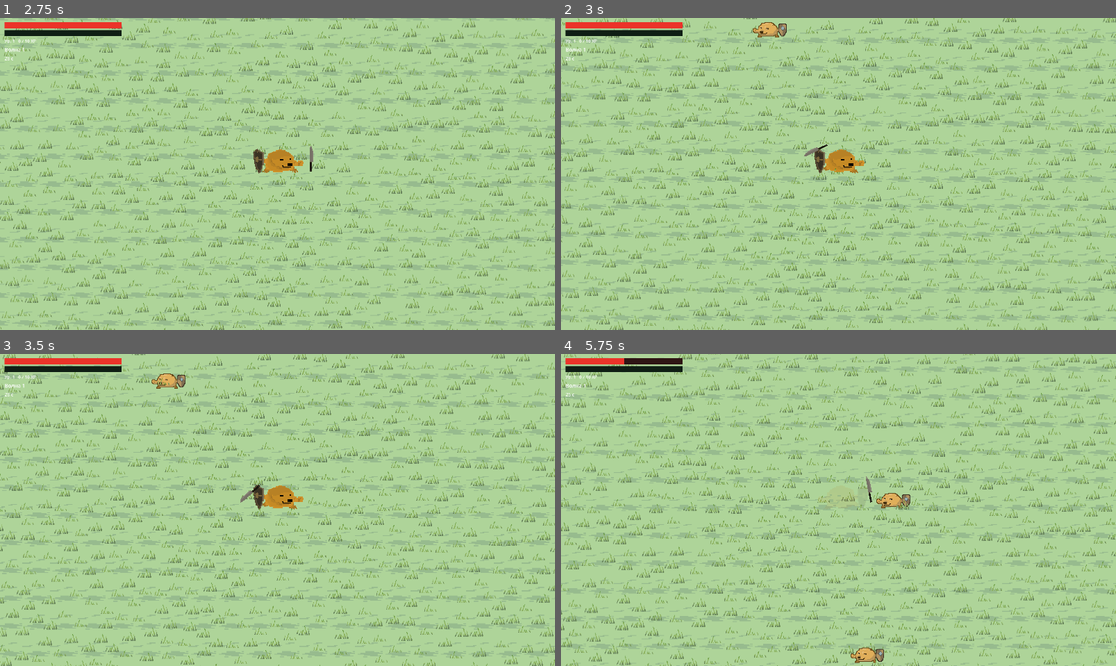
Above: before the commit, frames 1-4 (two rows, left to right).
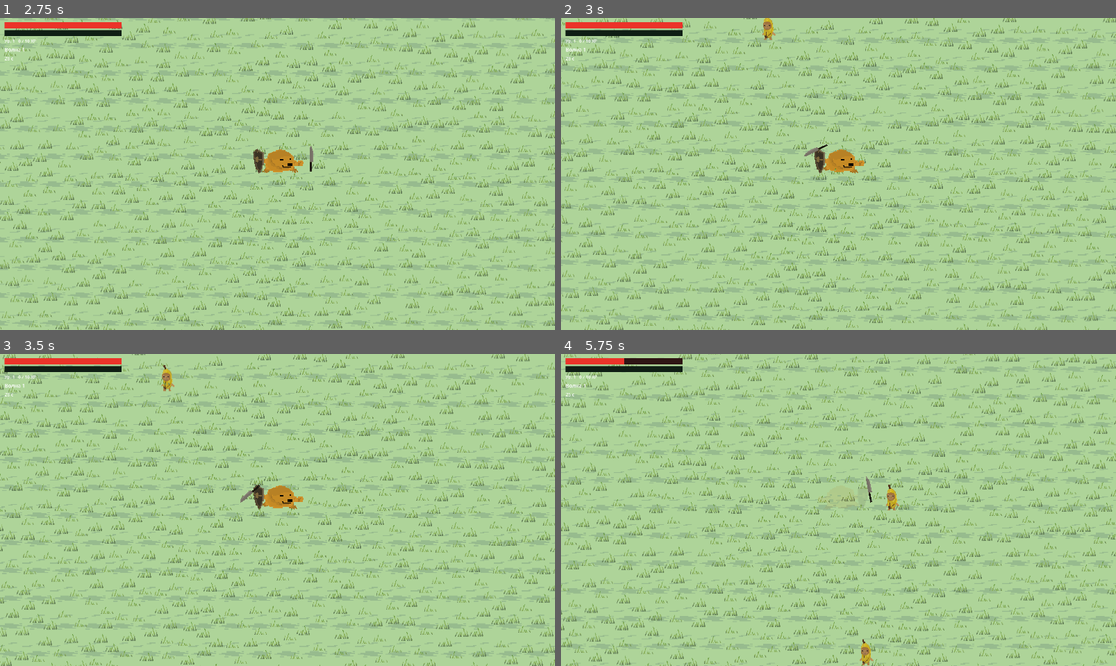
Above: after the commit, the same moments.

Repository: abobavchanel-droid/froge-doge
Game: Godot game, scene res://tscn/main.tscn
Two runs of this game, one before a commit and one after it. Both use one fixed random seed, a clock stepped at 60 frames per second and the inputs below.
Inputs:
- Up to frame 1 (2.75 s): click "Начать игру" at 0.5 s; hold D (move_right) 1.28-2.03 s; hold S (move_down) from 2.03 s (still down)
- Up to frame 2 (3 s): release S (move_down) at 2.78 s; hold D (move_right) from 2.78 s (still down)
- Up to frame 3 (3.5 s): keep holding D (move_right)
- Up to frame 4 (5.75 s): release D (move_right) at 3.53 s; hold W (move_up) 3.53-4.28 s; hold A (move_left) from 4.28 s (still down)

Frame 1 is identical in both runs. In frame 2, 0.3% of the frame differs, in the area x 34-41%, y 0-8%; in frame 3, 0.3%; in frame 4, 0.5%, in the area x 52-63%, y 41-100%.

Commit message:
feat: привязал анимированный опыт, заменил enemy с собаки на банан

Diff:
--- a/tscn/enemy.tscn
+++ b/tscn/enemy.tscn
@@ -1,10 +1,11 @@
 [gd_scene format=3 uid="uid://o4h2yfve8kau"]
 
 [ext_resource type="Script" uid="uid://clbsavot0pqtu" path="res://tscn/enemy.gd" id="1_script"]
-[ext_resource type="Texture2D" uid="uid://s2bbyk33byiy" path="res://assets/frog-doge-person.png" id="2_sprite"]
+[ext_resource type="Texture2D" uid="uid://khd7pqq2o5tw" path="res://assets/banana-cat-enemy.png" id="2_m7vtn"]
 
-[sub_resource type="CircleShape2D" id="CircleShape2D_hit"]
-radius = 26.019224
+[sub_resource type="CapsuleShape2D" id="CapsuleShape2D_6c4pm"]
+radius = 16.99988
+height = 67.976906
 
 [node name="enemy" type="CharacterBody2D" unique_id=2130852472]
 collision_layer = 2
@@ -16,9 +17,10 @@
 
 [node name="Sprite2D" type="Sprite2D" parent="Visual" unique_id=1945821008]
 position = Vector2(0, -14)
-scale = Vector2(2.2, 2.2)
-texture = ExtResource("2_sprite")
+scale = Vector2(1.6, 1.6)
+texture = ExtResource("2_m7vtn")
 
 [node name="CollisionShape2D" type="CollisionShape2D" parent="." unique_id=542113127]
-position = Vector2(0, -5)
-shape = SubResource("CircleShape2D_hit")
+position = Vector2(-2, -13)
+rotation = 0.00376904
+shape = SubResource("CapsuleShape2D_6c4pm")
--- a/tscn/xp_pickup.gd
+++ b/tscn/xp_pickup.gd
@@ -1,4 +1,7 @@
 extends Area2D
+
+@export var sprite: AnimatedSprite2D
+
 ## Кристалл опыта: свои спрайт/AnimatedSprite2D под Visual — замени в сцене.
 
 @export var magnet_range := 320.0
@@ -14,6 +17,7 @@
 
 
 func _ready() -> void:
+	sprite.play("overflowing")
 	body_entered.connect(_on_body_entered)
 
 
--- a/tscn/xp_pickup.tscn
+++ b/tscn/xp_pickup.tscn
@@ -1,23 +1,71 @@
-[gd_scene load_steps=4 format=3 uid="uid://cxpckup001"]
+[gd_scene format=3 uid="uid://cxpckup001"]
 
-[ext_resource type="Script" path="res://tscn/xp_pickup.gd" id="1_xp"]
-[ext_resource type="Texture2D" uid="uid://djmnuidun1pfh" path="res://assets/trava1.png" id="2_gem"]
+[ext_resource type="Script" uid="uid://6ajhjp2jw7ql" path="res://tscn/xp_pickup.gd" id="1_xp"]
+[ext_resource type="Texture2D" uid="uid://dswvlbc12i6kh" path="res://assets/experience-banana-animated.png" id="2_gnmyb"]
+
+[sub_resource type="AtlasTexture" id="AtlasTexture_2o5qr"]
+atlas = ExtResource("2_gnmyb")
+region = Rect2(0, 0, 16, 16)
+
+[sub_resource type="AtlasTexture" id="AtlasTexture_ee20g"]
+atlas = ExtResource("2_gnmyb")
+region = Rect2(16, 0, 16, 16)
+
+[sub_resource type="AtlasTexture" id="AtlasTexture_ojdne"]
+atlas = ExtResource("2_gnmyb")
+region = Rect2(32, 0, 16, 16)
+
+[sub_resource type="AtlasTexture" id="AtlasTexture_8w7tg"]
+atlas = ExtResource("2_gnmyb")
+region = Rect2(48, 0, 16, 16)
+
+[sub_resource type="AtlasTexture" id="AtlasTexture_f56ax"]
+atlas = ExtResource("2_gnmyb")
+region = Rect2(64, 0, 16, 16)
+
+[sub_resource type="AtlasTexture" id="AtlasTexture_20x0t"]
+atlas = ExtResource("2_gnmyb")
+region = Rect2(80, 0, 16, 16)
+
+[sub_resource type="SpriteFrames" id="SpriteFrames_trjce"]
+animations = [{
+"frames": [{
+"duration": 1.0,
+"texture": SubResource("AtlasTexture_2o5qr")
+}, {
+"duration": 1.0,
+"texture": SubResource("AtlasTexture_ee20g")
+}, {
+"duration": 1.0,
+"texture": SubResource("AtlasTexture_ojdne")
+}, {
+"duration": 1.0,
+"texture": SubResource("AtlasTexture_8w7tg")
+}, {
+"duration": 1.0,
+"texture": SubResource("AtlasTexture_f56ax")
+}, {
+"duration": 1.0,
+"texture": SubResource("AtlasTexture_20x0t")
+}],
+"loop": true,
+"name": &"overflowing",
+"speed": 5.0
+}]
 
 [sub_resource type="CircleShape2D" id="CircleShape2D_1"]
 radius = 12.0
 
-[node name="xp_pickup" type="Area2D"]
+[node name="xp_pickup" type="Area2D" unique_id=1124839377 node_paths=PackedStringArray("sprite")]
 collision_layer = 0
-collision_mask = 1
-monitoring = true
-monitorable = true
 script = ExtResource("1_xp")
+sprite = NodePath("Visual/Sprite2D")
 
-[node name="Visual" type="Node2D" parent="."]
+[node name="Visual" type="Node2D" parent="." unique_id=2077520925]
 
-[node name="Sprite2D" type="Sprite2D" parent="Visual"]
-scale = Vector2(0.45, 0.45)
-texture = ExtResource("2_gem")
+[node name="Sprite2D" type="AnimatedSprite2D" parent="Visual" unique_id=504918853]
+sprite_frames = SubResource("SpriteFrames_trjce")
+animation = &"overflowing"
 
-[node name="CollisionShape2D" type="CollisionShape2D" parent="."]
+[node name="CollisionShape2D" type="CollisionShape2D" parent="." unique_id=1294100557]
 shape = SubResource("CircleShape2D_1")
Not shown, added: assets/banana-cat-enemy.png.import
Binary file added: assets/experience-banana-animated.png
Not shown, added: assets/experience-banana-animated.png.import
Binary file added: assets/experience-banana.png
Not shown, added: assets/experience-banana.png.import
Not shown, added: assets/srite-list-background1.png.import
